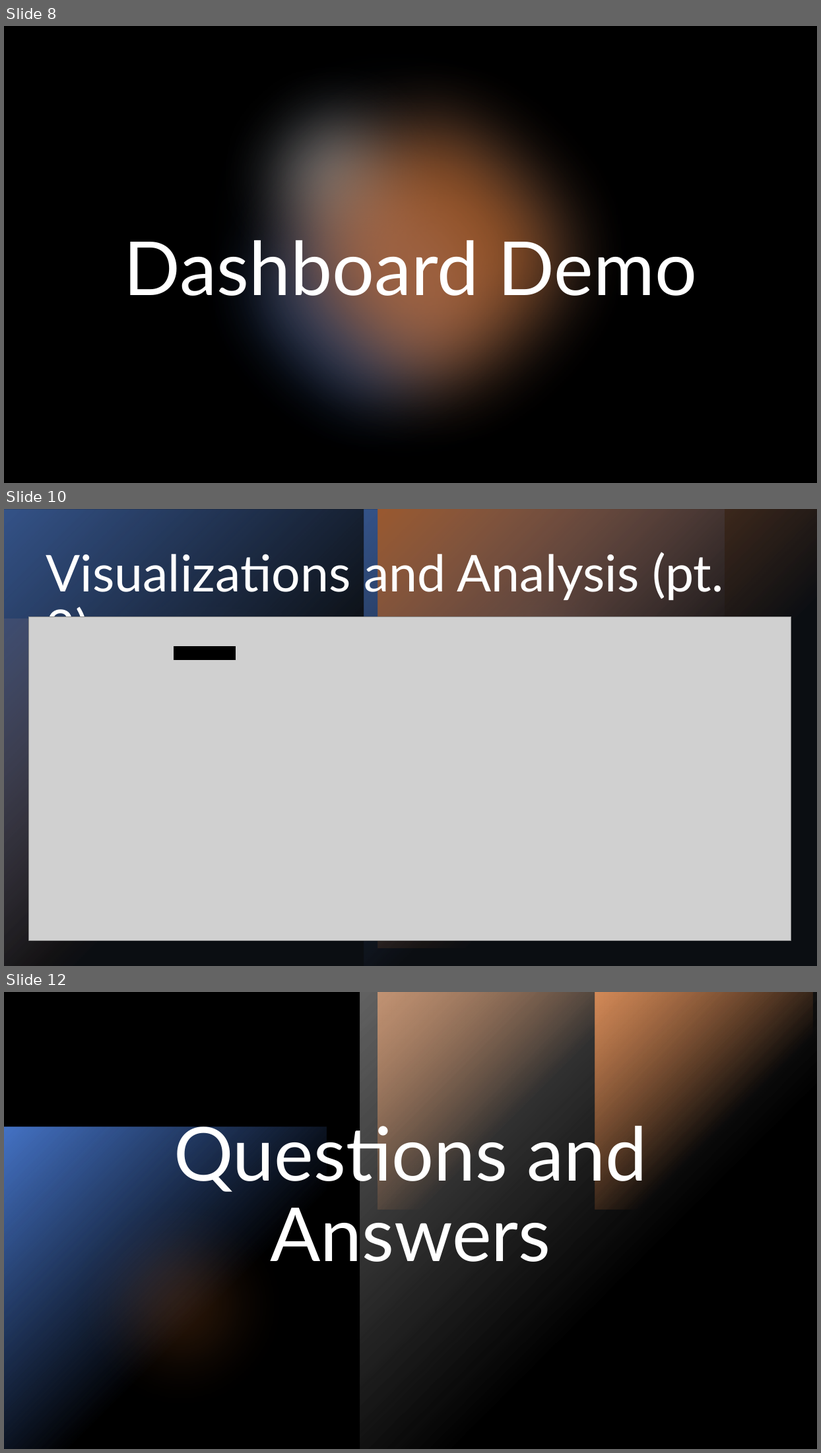
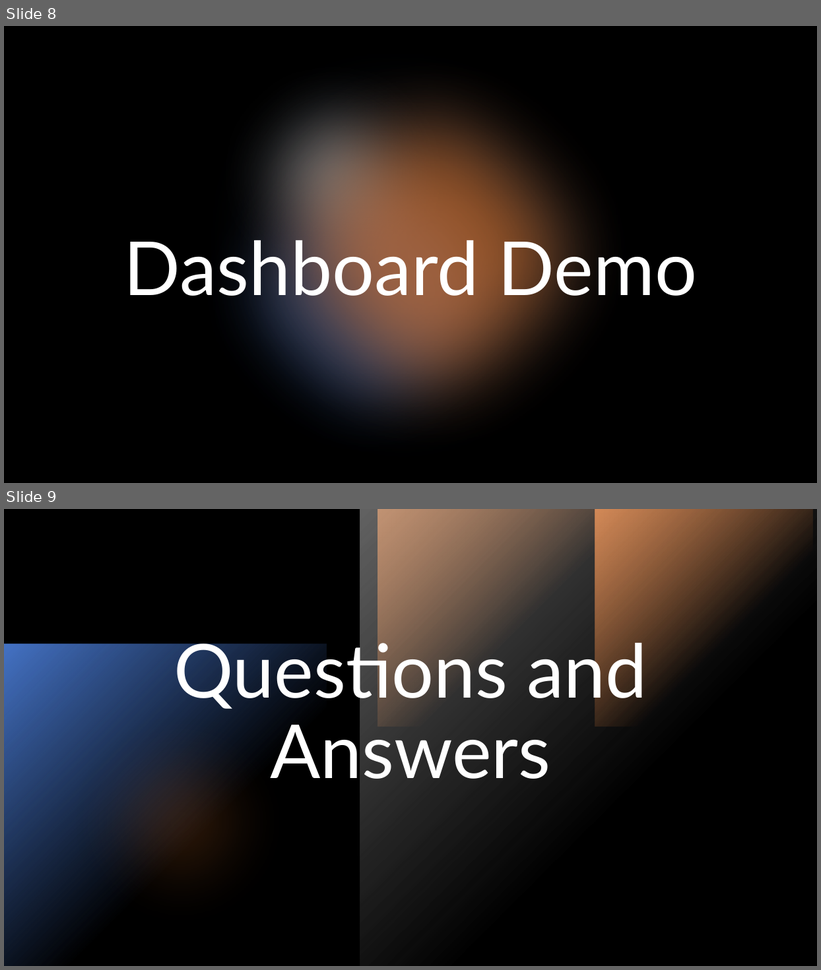
Before and after one commit to jkrizm/Project3, a slide deck: Analyzing Attributes of Songs by Decades.pptx. Shown one above the other, each under a label of ours: slides 8, 10 and 12 before the commit, slides 8 and 9 after it; the slides between them are not shown. The pictures are 821x1453 and 821x970 pixels, drawn with LibreOffice and Linux fonts; fonts in the diff are those of the drawing; grey boxes stand for pictures. Boxes give left, top, right and bottom in pixels: in the first picture for what was removed or moved away, otherwise in the second. Text is boxed around its words. In the diff, an @@ line names an element or a change of style, - is before the commit and + after.

```diff
--- a/Analyzing Attributes of Songs by Decades.pptx
+++ b/Analyzing Attributes of Songs by Decades.pptx
@@ slide 10 removed at [4, 509, 817, 966], background #000000 @@
@@ rectangle removed at [4, 509, 817, 966] @@
@@ group removed at [4, 509, 817, 966]: 4 rectangles, 2 ellipses @@
@@ title removed at [46, 548, 723, 617] @@
-Visualizations and Analysis (pt. 2)
@@ picture removed at [29, 617, 791, 941] @@
@@ rectangle removed at [174, 647, 235, 659] @@
@@ what was slide 12 is now slide 9 @@
```
Also in this commit, not shown: 2 slides changed, 2 other slides removed.
